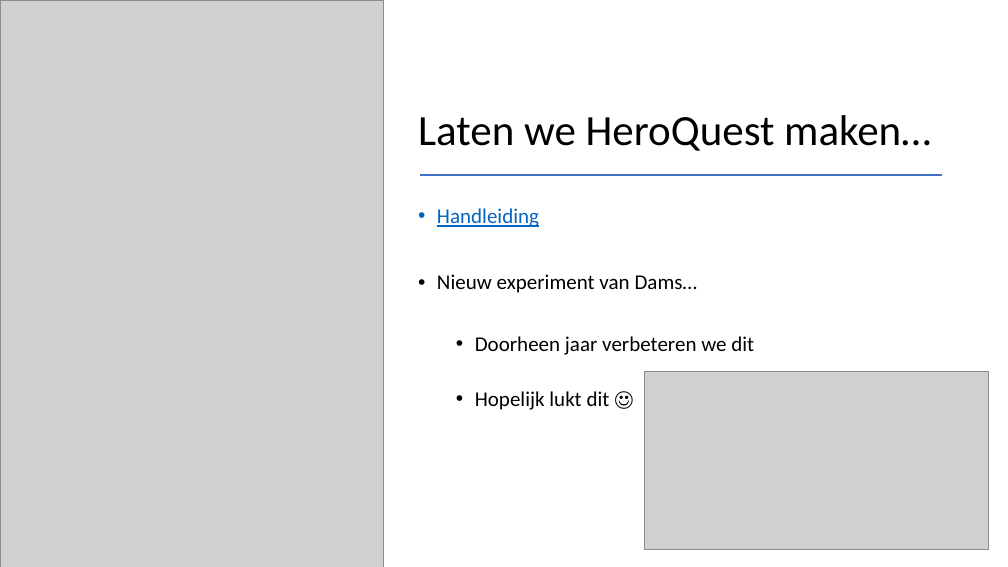
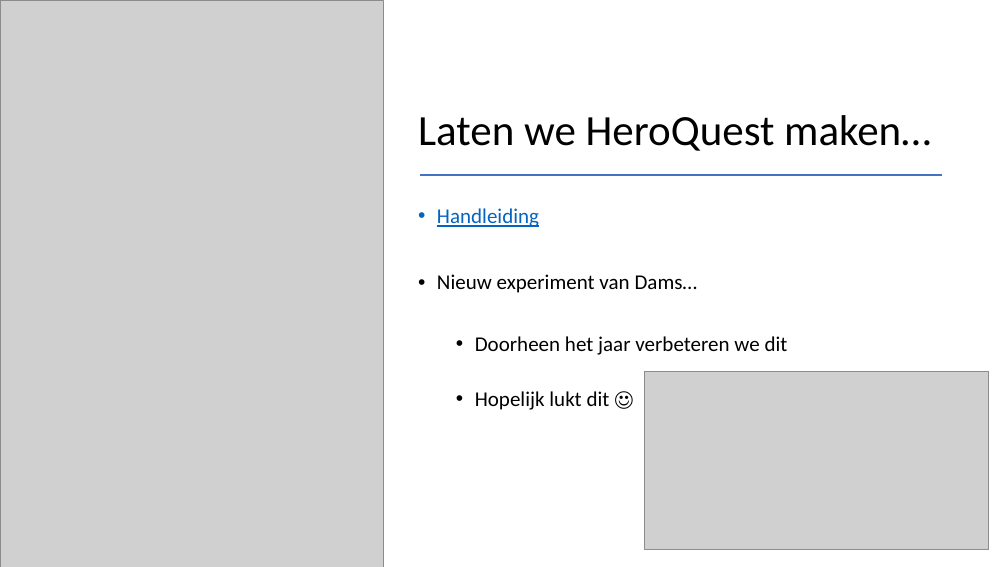
Before and after one commit to AP-IT-GH/HeroopQuest, a slide deck: slide 2 of slides/les1_heroopquest.pptx. Drawn at 1008x567 pixels with LibreOffice and Linux fonts; fonts in the diff are those of the drawing; grey boxes stand for pictures. Boxes give left, top, right and bottom in pixels: in the first picture for what was removed or moved away, otherwise in the second. Text is boxed around its words. In the diff, an @@ line names an element or a change of style, - is before the commit and + after.

```diff
--- a/slides/les1_heroopquest.pptx
+++ b/slides/les1_heroopquest.pptx
@@ text at bbox=[475, 336, 788, 355]: text changed @@
-  • Doorheen jaar verbeteren we dit
+  • Doorheen het jaar verbeteren we dit
```
Also in this commit, not shown: 2 other slides changed, 10 other files.
